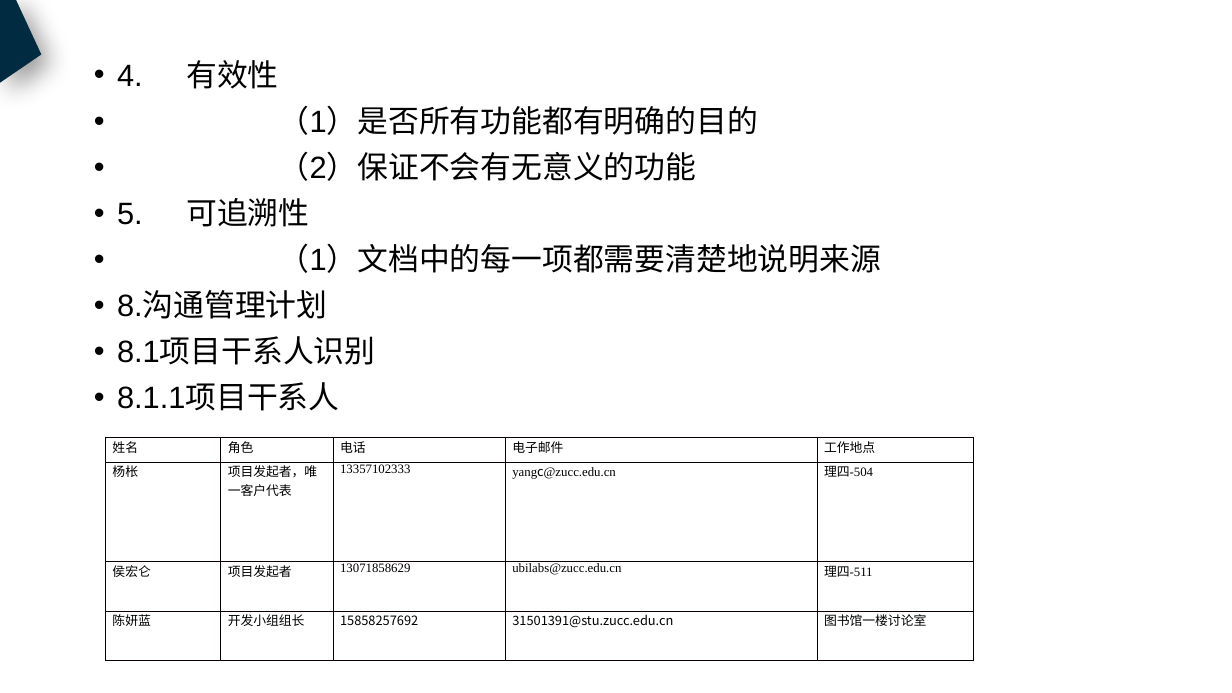
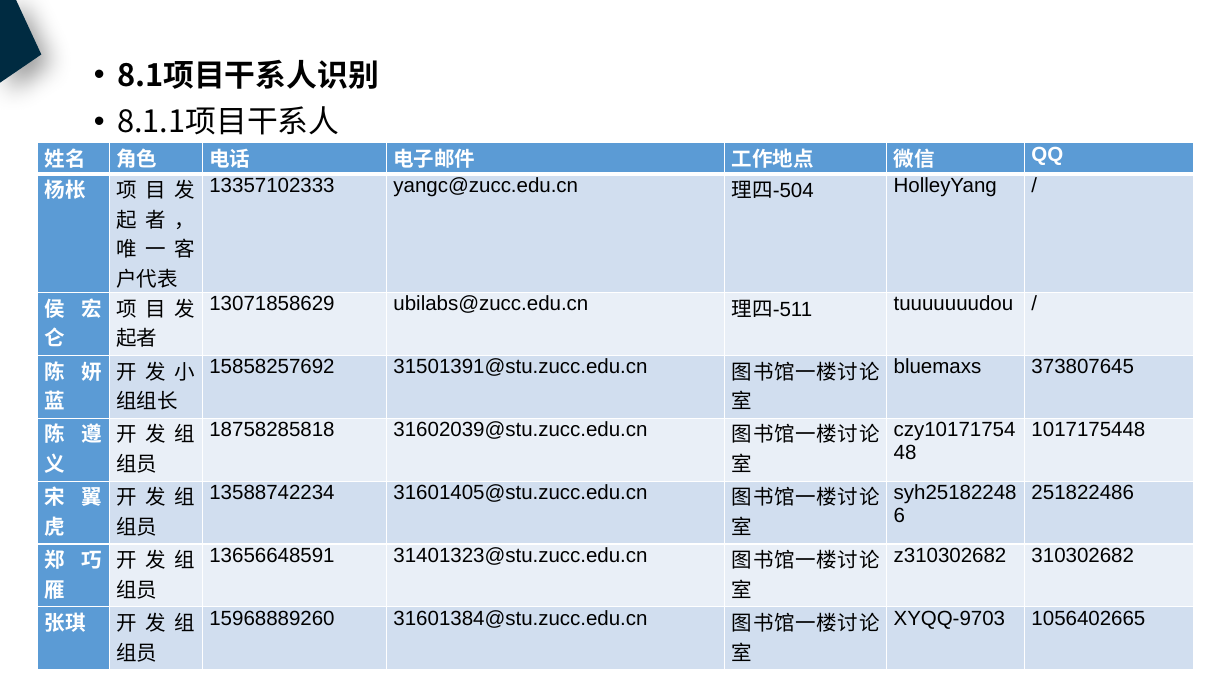
Before and after one commit to PRD2018-G18/PRD2018, a slide deck: slide 31 of 非受控文档/过程文档/需求工程计划/需求工程计划.pptx (slide 25 before the commit). Drawn at 1232x693 pixels with LibreOffice and Linux fonts; fonts in the diff are those of the drawing. Boxes give left, top, right and bottom in pixels: in the first picture for what was removed or moved away, otherwise in the second. Text is boxed around its words. In the diff, an @@ line names an element or a change of style, - is before the commit and + after.

Commit message:
修改项目干系人，工作任务分解

```diff
--- a/非受控文档/过程文档/需求工程计划/需求工程计划.pptx
+++ b/非受控文档/过程文档/需求工程计划/需求工程计划.pptx
@@ text "8.1项目干系人识别" at box(117, 60, 379, 135): font Arial to Noto Sans CJK SC; bold on in "8.1项目干系人识别" @@
@@ text at box(117, 60, 881, 319): paragraphs removed @@
-• 4. 有效性
-• （1）是否所有功能都有明确的目的
-• （2）保证不会有无意义的功能
-• 5. 可追溯性
-• （1）文档中的每一项都需要清楚地说明来源
-• 8.沟通管理计划
@@ table at box(38, 142, 1193, 666) @@
-姓名 | 角色 | 电话 | 电子邮件 | 工作地点
-杨枨 | 项目发起者，唯一客户代表 | 13357102333 | yangc@zucc.edu.cn | 理四-504
-侯宏仑 | 项目发起者 | 13071858629 | ubilabs@zucc.edu.cn | 理四-511
-陈妍蓝 | 开发小组组长 | 15858257692 | 31501391@stu.zucc.edu.cn | 图书馆一楼讨论室
+姓名 | 角色 | 电话 | 电子邮件 | 工作地点 | 微信 | QQ
+杨枨 | 项目发起者，唯一客户代表 | 13357102333 | yangc@zucc.edu.cn | 理四-504 | HolleyYang | /
+侯宏仑 | 项目发起者 | 13071858629 | ubilabs@zucc.edu.cn | 理四-511 | tuuuuuuudou | /
+陈妍蓝 | 开发小组组长 | 15858257692 | 31501391@stu.zucc.edu.cn | 图书馆一楼讨论室 | bluemaxs | 373807645
+陈遵义 | 开发组组员 | 18758285818 | 31602039@stu.zucc.edu.cn | 图书馆一楼讨论室 | czy1017175448 | 1017175448
+宋翼虎 | 开发组组员 | 13588742234 | 31601405@stu.zucc.edu.cn | 图书馆一楼讨论室 | syh251822486 | 251822486
+郑巧雁 | 开发组组员 | 13656648591 | 31401323@stu.zucc.edu.cn | 图书馆一楼讨论室 | z310302682 | 310302682
+张琪 | 开发组组员 | 15968889260 | 31601384@stu.zucc.edu.cn | 图书馆一楼讨论室 | XYQQ-9703 | 1056402665
@@ table: place and size @@
-table at box(105, 437, 973, 661)
+table at box(38, 142, 1193, 666)
```
Also in this commit, not shown: 37 other slides changed, 13 slides added, 3 slides removed, 5 other files.
